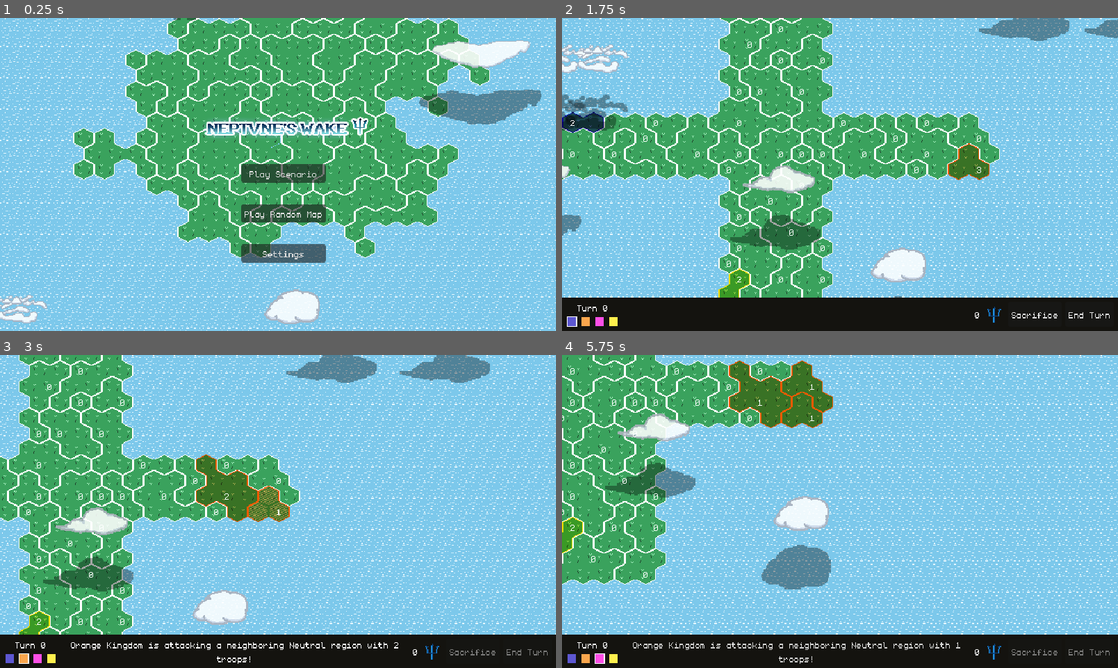
Above: before the commit, frames 1-4 (two rows, left to right).
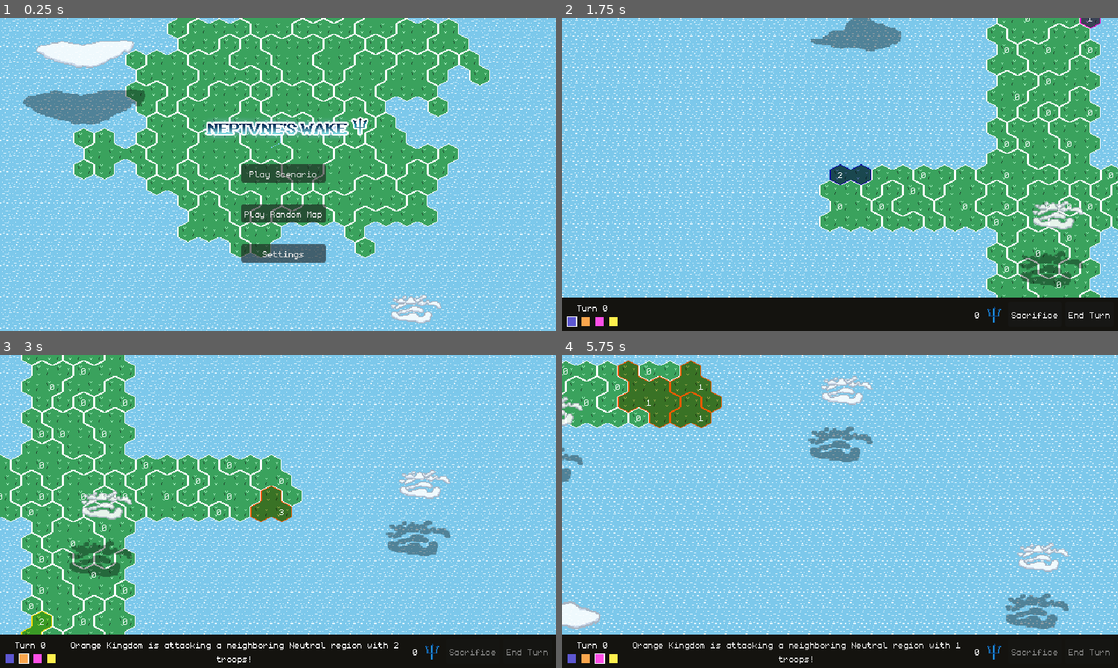
Above: after the commit, the same moments.

Repository: feored/LD54
Game: Godot game, scene res://scenes/main_menu/main_menu.tscn
The game is run twice, just before and just after one commit, with the same random seed, the same clock (stepped at 60 frames per second) and the same inputs.
Inputs (mouse positions are in pixels of both pictures, inside the frame that each line leads up to):
- Up to frame 1 (0.25 s): no input
- Up to frame 2 (1.75 s): click "Play Scenario" at 0.5 s; click "Play" at 1.25 s
- Up to frame 3 (3 s): click "End Turn" at 2 s; move the mouse to (400, 495) at 2.77 s; hold D (map_right) from 2.78 s (still down); click (400, 495) at 2.92 s
- Up to frame 4 (5.75 s): release D (map_right) at 3.5 s; drag from (728, 527) to (812, 574) at 3.52 s; move the mouse to (895, 442) at 4.27 s; hold D (map_right) 4.28-5 s; click (895, 442) at 4.42 s; drag from (812, 574) to (673, 464) at 5.02 s

The runs differ from the first frame. In frame 1, 6.9% of the frame differs, in the area x 0-98%, y 0-98%; in frame 2, 60%, in the area x 0-100%, y 0-90%; in frame 3, 23%; in frame 4, 33%.

Commit message:
Camera centers on closest player tile at beginning of turn.

Diff:
--- a/scenes/main/main.gd
+++ b/scenes/main/main.gd
@@ -46,7 +46,7 @@
 	self.load_map()
 	self.add_teams()
 	self.start_game()
-
+	self.world.camera.move_instant(self.world.map_to_local(closest_player_tile_coords()))
 
 func update_sacrifices_display():
 	self.sacrificeLabel.set_text(str(sacrifices_available[self.teams[self.player_team_index]]))
@@ -141,6 +141,22 @@
 func _on_turn_button_pressed():
 	self.endTurnButton.disabled = true
 	await next_turn()
+	self.world.camera.move_smoothed(self.world.map_to_local(closest_player_tile_coords()), 5)
+	self.endTurnButton.disabled = false
+
+func closest_player_tile_coords():
+	var closest_player_tile = Vector2i(100000, 100000)
+	var closest_tile_distance = 100000
+	var camera_tile = self.world.local_to_map(self.world.camera.position)
+	for region in self.world.regions:
+		if self.world.regions[region].team == self.teams[self.player_team_index]:
+			var center_tile = self.world.regions[region].center_tile()
+			var distance = Utils.distance(center_tile, camera_tile)
+			if distance < closest_tile_distance:
+				closest_player_tile = center_tile
+				closest_tile_distance = distance
+	return closest_player_tile
+
 
 func check_global_turn_over():
 	return self.turn == self.teams.size() - 1
@@ -258,7 +274,6 @@
 	else:
 		self.sacrificeButton.disabled = false
 	Settings.input_locked = false
-	self.endTurnButton.disabled = false
 	self.turnLabel.set_text("Turn: " + str(self.global_turn))
 
 
--- a/scripts/constants.gd
+++ b/scripts/constants.gd
@@ -4,7 +4,7 @@
 const TILE_SIZE = 24
 const WORLD_CENTER = Vector2i(512 / 24 / 2, 288 / 24 / 2)
 const WORLD_BOUNDS = Vector2i(15, 15)
-const WORLD_CAMERA_BOUNDS = Vector2i(35, 25)
+const WORLD_CAMERA_BOUNDS = Vector2i(40, 25)
 const NEIGHBORS = [
 	TileSet.CELL_NEIGHBOR_RIGHT_SIDE,
 	TileSet.CELL_NEIGHBOR_BOTTOM_LEFT_SIDE,
--- a/scripts/utils.gd
+++ b/scripts/utils.gd
@@ -87,3 +87,6 @@
 
 func to_team_id(team_id):
 	return team_id + 1
+
+func distance(a, b):
+	return abs(a.x - b.x) + abs(a.y - b.y)
--- a/world/camera/Camera2D.gd
+++ b/world/camera/Camera2D.gd
@@ -3,8 +3,8 @@
 
 var active = true
 
-const edge = 24
-const limit = 24*8
+const LIMIT_X = 24*(Constants.WORLD_CAMERA_BOUNDS.x)-640
+const LIMIT_Y = 24*(Constants.WORLD_CAMERA_BOUNDS.y)-360
 
 
 @onready var viewport_size = get_viewport().content_scale_size
@@ -37,14 +37,14 @@
 		return
 	var local_mouse_pos = get_local_mouse_position()
 	var new_position = position + (start_position - local_mouse_pos)
-	if new_position.x < -limit:
-		new_position.x = -limit
-	elif new_position.x > limit:
-		new_position.x = limit
-	if new_position.y < -limit:
-		new_position.y = -limit
-	elif new_position.y > limit:
-		new_position.y = limit
+	if new_position.x < -LIMIT_X:
+		new_position.x = -LIMIT_X
+	elif new_position.x > LIMIT_X:
+		new_position.x = LIMIT_X
+	if new_position.y < -LIMIT_Y:
+		new_position.y = -LIMIT_Y
+	elif new_position.y > LIMIT_Y:
+		new_position.y = LIMIT_Y
 	self.position = new_position
 	return local_mouse_pos
 
@@ -63,6 +63,11 @@
 			start_position = move()
 			is_dragging = true
 
+func move_instant(target):
+	if not active:
+		return
+	self.position = target - Vector2(self.viewport_size/2)
+
 
 func move_smoothed(target, precision = 1):
 	if not active:
